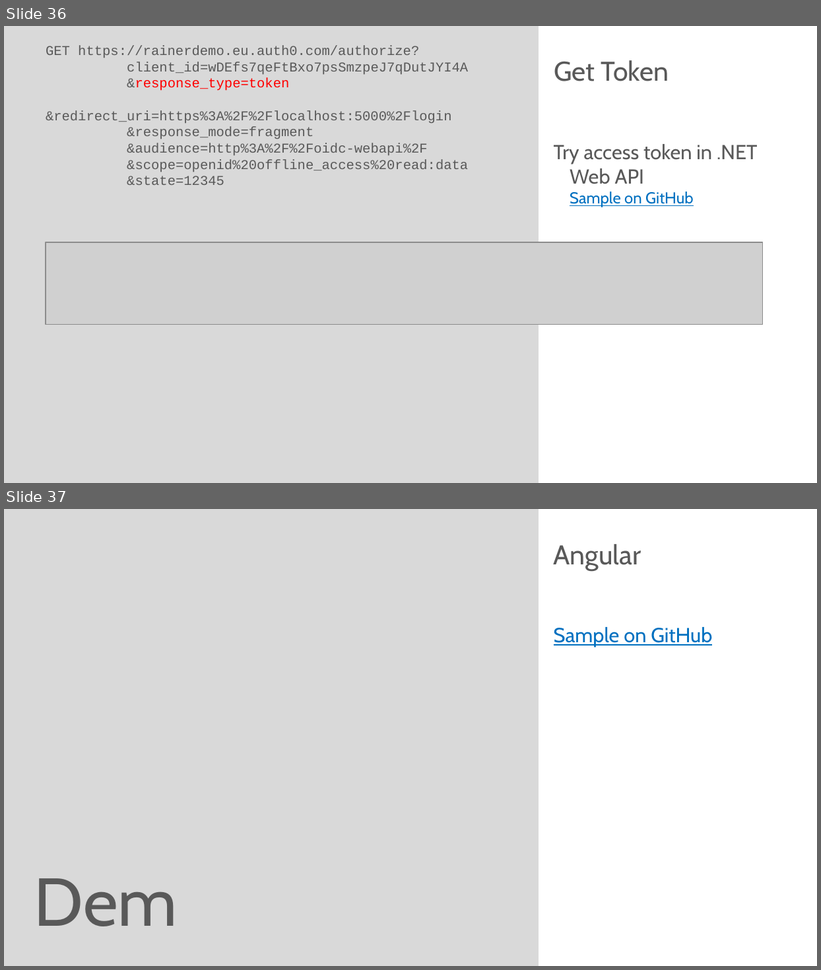
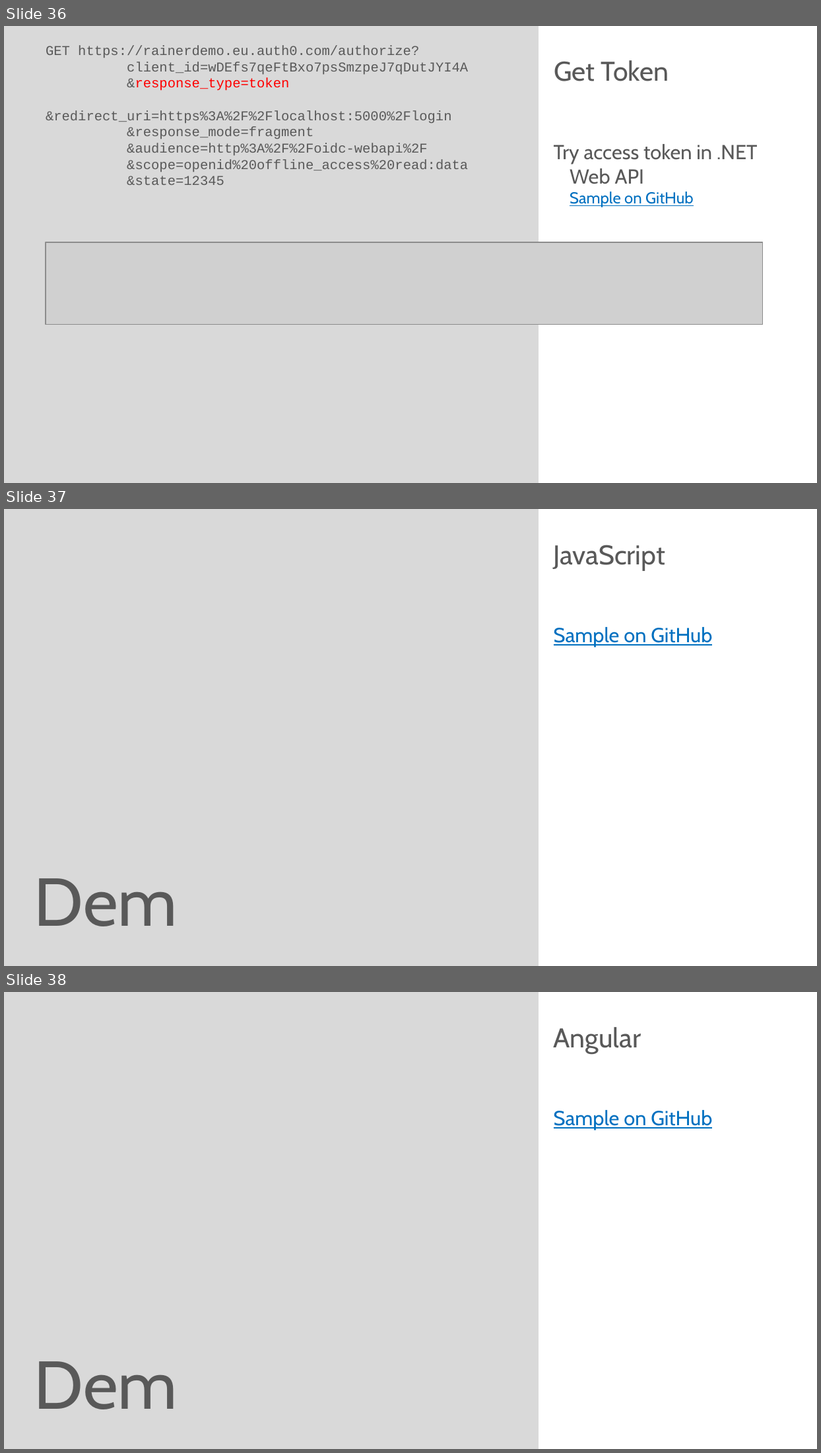
Before and after one commit to rstropek/Samples, a slide deck: OIDCWorkshop/Slides/OIDCWorkshop.pptx. Shown one above the other, each under a label of ours: slides 36 and 37 before the commit, slides 36, 37 and 38 after it. The pictures are 821x970 and 821x1453 pixels, drawn with LibreOffice and Linux fonts; fonts in the diff are those of the drawing; grey boxes stand for pictures. Boxes give left, top, right and bottom in pixels: in the first picture for what was removed or moved away, otherwise in the second. Text is boxed around its words. In the diff, an @@ line names an element or a change of style, - is before the commit and + after.

```diff
--- a/OIDCWorkshop/Slides/OIDCWorkshop.pptx
+++ b/OIDCWorkshop/Slides/OIDCWorkshop.pptx
@@ slide 37 added at <box>4,509,817,966</box>, background #FFFFFF; not listed: 2 template elements that a slide beside it also shows @@
@@ text added at <box>554,545,665,571</box>, 24 pt, text #595959 @@
+JavaScript
@@ text added at <box>554,627,712,647</box>, 18 pt, text #0070C0, underline @@
+Sample on GitHub
@@ what was slide 37 is now slide 38 @@
```
Also in this commit, not shown: 1 slide changed.
